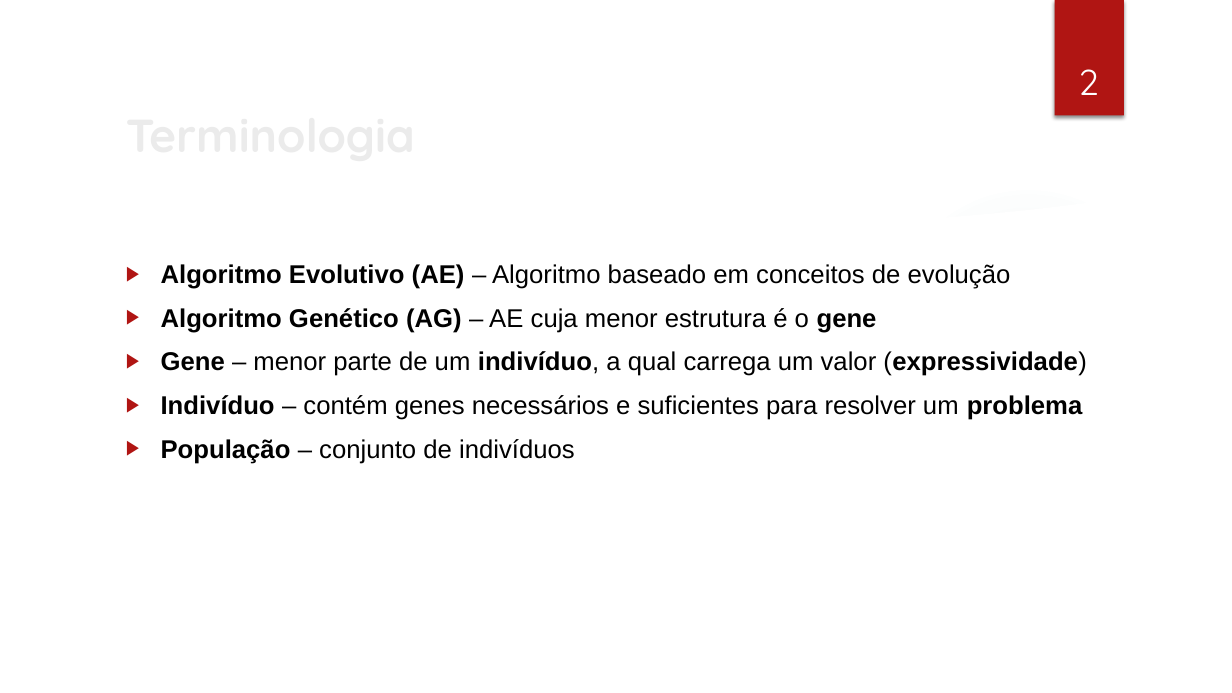
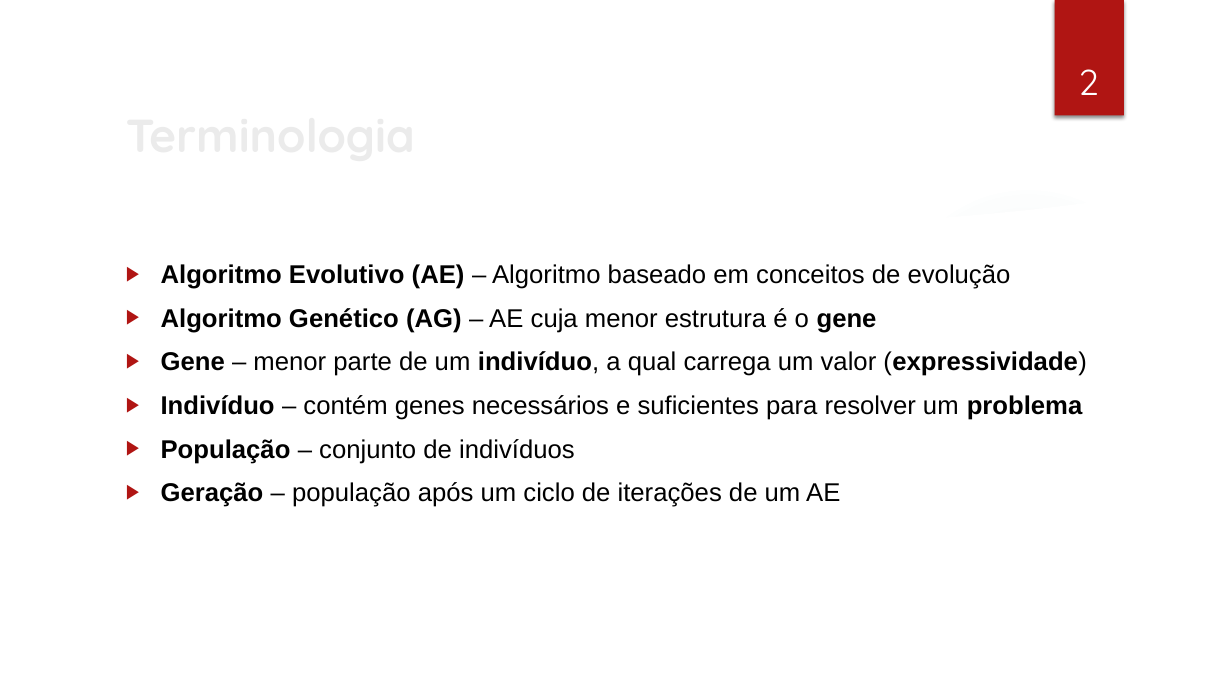
Before and after one commit to cassioss/genetics, a slide deck: slide 3 of presentations/TG2_Apresentacao_Cassio.pptx. Drawn at 1232x693 pixels with LibreOffice and Linux fonts; fonts in the diff are those of the drawing; background and template pictures are left out. Boxes give left, top, right and bottom in pixels: in the first picture for what was removed or moved away, otherwise in the second. Text is boxed around its words. In the diff, an @@ line names an element or a change of style, - is before the commit and + after.

```diff
--- a/presentations/TG2_Apresentacao_Cassio.pptx
+++ b/presentations/TG2_Apresentacao_Cassio.pptx
@@ text at [161, 482, 840, 507]: paragraph added @@
+▶ Geração – população após um ciclo de iterações de um AE
```
Also in this commit, not shown: 2 other slides changed, 3 slides added, 15 other files.
